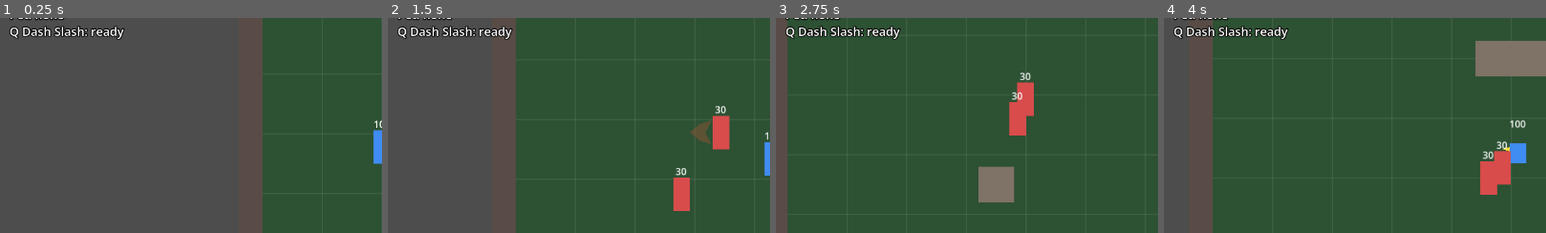
Above: before the commit, frames 1-4 (left to right).
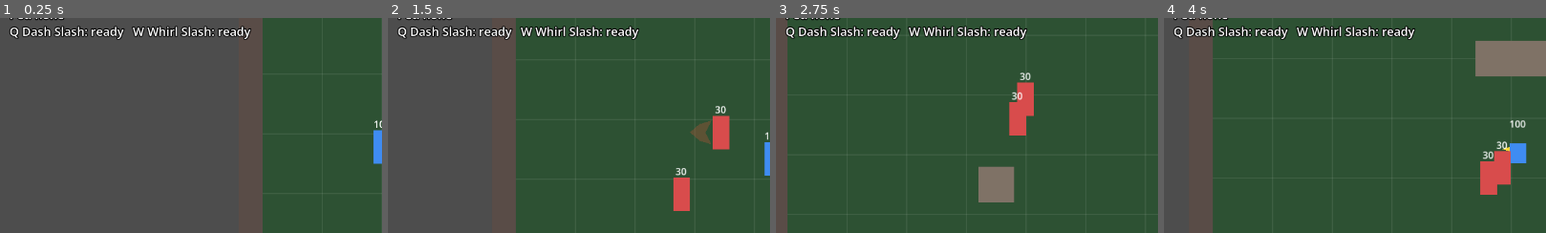
Above: after the commit, the same moments.

Repository: knc219-a11y/second-game
Game: Godot game, scene res://scenes/test_map.tscn
Same seed, same stepped clock (60 frames per second), same inputs: the game is played once before the commit and once after it.
Inputs:
- Up to frame 1 (0.25 s): no input
- Up to frame 2 (1.5 s): hold Right (move_right) 0.53-1.28 s; hold X (attack) 0.53-1.28 s; tap Space (roll) at 0.8, 1.35 s; hold Down (move_down) from 1.28 s (still down)
- Up to frame 3 (2.75 s): tap X (attack) at 1.55 s; release Down (move_down) at 2.03 s; hold Right (move_right) from 2.03 s (still down); hold X (attack) from 2.03 s (still down); tap Space (roll) at 2.3 s
- Up to frame 4 (4 s): release Right (move_right) at 2.78 s; release X (attack) at 2.78 s; hold Up (move_up) 2.78-3.53 s; tap Space (roll) at 2.85, 3.8 s; tap X (attack) at 3.05 s; hold Left (move_left) from 3.53 s (still down); hold X (attack) from 3.53 s (still down)
The pictures show only the part of the screen within x 0-50%, y 20-70%; the shares and areas given below are measured in that part.

The runs differ from the first frame. In frame 1, 1.1% of the frame differs, in the area x 34-66%, y 3-11%; in frame 2, 1.1%; in frame 3, 1.1%; in frame 4, 1.1%.

Commit message:
Skill: W Whirl Slash spins in place and cuts every enemy around the Player
Co-Authored-By: Claude Opus 5.5 (1M context) <noreply@anthropic.com>
Claude-Session: https://claude.ai/code/session_01Q8CfiMGXFs759MzMtgUP96

Diff:
--- a/project.godot
+++ b/project.godot
@@ -63,3 +63,8 @@
 "events": [Object(InputEventKey,"resource_local_to_scene":false,"resource_name":"","device":-1,"window_id":0,"alt_press …(190 unchanged characters)…
 ]
 }
+skill_w={
+"deadzone": 0.5,
+"events": [Object(InputEventKey,"resource_local_to_scene":false,"resource_name":"","device":-1,"window_id":0,"alt_pressed":false,"shift_pressed":false,"ctrl_pressed":false,"meta_pressed":false,"pressed":false,"keycode":0,"physical_keycode":87,"key_label":0,"unicode":0,"location":0,"echo":false,"script":null)
+]
+}
--- a/scenes/player.tscn
+++ b/scenes/player.tscn
@@ -70,6 +70,10 @@
 [node name="ShockwaveRing" type="Line2D" parent="."]
 visible = false
 width = 6.0
+
+[node name="WhirlRing" type="Line2D" parent="."]
+visible = false
+width = 8.0
 
 [node name="HpLabel" type="Label" parent="."]
 offset_left = -24.0
@@ -151,12 +155,12 @@
 [node name="SkillLabel" type="Label" parent="Hud"]
 offset_left = 16.0
 offset_top = 152.0
-offset_right = 416.0
+offset_right = 616.0
 offset_bottom = 180.0
 theme_override_constants/outline_size = 6
 theme_override_colors/font_outline_color = Color(0, 0, 0, 1)
 theme_override_font_sizes/font_size = 20
-text = "Q Dash Slash: ready"
+text = "Q Dash Slash: ready   W Whirl Slash: ready"
 
 [node name="HitSound" type="AudioStreamPlayer" parent="."]
 volume_db = -10.0
--- a/scripts/player.gd
+++ b/scripts/player.gd
@@ -154,6 +154,24 @@
 # Cut box around the Player's body, slightly ahead in the dash direction.
 @export var dash_hit_size: Vector2 = Vector2(48, 58)
 @export var dash_trail_fade: float = 0.15
+# W skill, Whirl Slash: the Player plants its feet and spins for whirl_duration,
+# cutting every enemy around it (once each per spin) for whirl_damage and
+# pushing each one away left/right. Where Q cuts a line ahead, W clears the
+# ring around you when surrounded. No movement, roll or attack while spinning,
+# not invincible, own cooldown. Hit area is an ellipse (y squashed by
+# shockwave_y_scale, like the set shockwave) of whirl_radius at the feet.
+# Placeholder look: the Player flips left/right every whirl_flip_interval s
+# (left/right art only) inside a fading ring. Weapon bonus doesn't apply.
+@export var whirl_duration: float = 0.3
+@export var whirl_radius: float = 90.0
+@export var whirl_damage: int = 8
+@export var whirl_knockback_scale: float = 1.5
+@export var whirl_cooldown: float = 4.0
+@export var whirl_hitstop: float = 0.05
+@export var whirl_hit_pitch: float = 1.15
+@export var whirl_flip_interval: float = 0.05
+@export var whirl_color: Color = Color(0.6, 1, 0.8, 1)
+@export var shake_whirl: float = 2.5
 # A roll passes through enemy bodies (physics layer "enemy_body"); walls still
 # block it. Both ways are turned off: the Player ignores enemies, and its body
 # leaves "world" so chasing enemies don't get shoved ahead of the roll. If the
@@ -204,6 +222,11 @@
 # Enemies already cut by the current dash.
 var dash_hit_targets: Array[Node] = []
 var dash_shape := RectangleShape2D.new()
+var whirl_time_left: float = 0.0
+var whirl_cooldown_left: float = 0.0
+# Facing when the spin started, restored when it ends.
+var whirl_facing: int = 1
+var whirl_hit_targets: Array[Node] = []
 
 @onready var visual: Node2D = $Visual
 @onready var camera: Camera2D = $Camera2D
@@ -230,6 +253,8 @@
 @onready var dash_trail: Polygon2D = $DashTrail
 # Placeholder ring for the set shockwave, grows and fades over shockwave_duration.
 @onready var shockwave_ring: Line2D = $ShockwaveRing
+# Placeholder ring around the feet while whirling.
+@onready var whirl_ring: Line2D = $WhirlRing
 @onready var roll_sparks: Polygon2D = $RollSparks
 @onready var hit_sound: AudioStreamPlayer = $HitSound
 @onready var hurt_sound: AudioStreamPlayer = $HurtSound
@@ -245,6 +270,7 @@
 	hp = max_hp
 	hp_label.text = str(hp)
 	_build_shockwave_ring()
+	_build_whirl_ring()
 	dash_shape.size = dash_hit_size
 	_update_skill_label()
 	hit_sound.stream = _synth_sound(0.07, 220.0, 90.0, 0.6)
@@ -290,6 +316,15 @@
 	shockwave_ring.default_color = full_set_color if has_full_set() else shockwave_color
 
 
+func _build_whirl_ring() -> void:
+	var points := PackedVector2Array()
+	for i in 33:
+		var a := TAU * i / 32.0
+		points.append(Vector2(cos(a), sin(a) * shockwave_y_scale) * whirl_radius)
+	whirl_ring.points = points
+	whirl_ring.default_color = whirl_color
+
+
 func _physics_process(delta: float) -> void:
 	if hurt_flash_left > 0.0:
 		hurt_flash_left -= delta
@@ -303,6 +338,10 @@
 		dash_cooldown_left -= delta
 		_update_skill_label()
 
+	if whirl_cooldown_left > 0.0:
+		whirl_cooldown_left -= delta
+		_update_skill_label()
+
 	if shake_left > 0.0:
 		_update_shake(delta)
 
@@ -323,12 +362,22 @@
 		_update_dash(delta)
 		return
 
+	if whirl_time_left > 0.0:
+		# Whirling: rooted, no roll, attack or dash until it ends.
+		_update_whirl(delta)
+		return
+
 	if roll_time_left <= 0.0 and roll_cooldown_left <= 0.0 and Input.is_action_just_pressed("roll"):
 		_start_roll(input)
 
 	if roll_time_left <= 0.0 and dash_cooldown_left <= 0.0 and Input.is_action_just_pressed("skill_q"):
 		_start_dash()
 		_update_dash(delta)
+		return
+
+	if roll_time_left <= 0.0 and whirl_cooldown_left <= 0.0 and Input.is_action_just_pressed("skill_w"):
+		_start_whirl()
+		_update_whirl(delta)
 		return
 
 	if roll_time_left > 0.0:
@@ -475,11 +524,72 @@
 		_shake(shake_dash)
 
 
+func _start_whirl() -> void:
+	# Like the dash, the whirl cancels any attack in progress.
+	if attack_phase != AttackPhase.NONE:
+		_cancel_attack()
+	whirl_facing = facing
+	whirl_time_left = whirl_duration
+	whirl_cooldown_left = whirl_cooldown
+	hurt_knockback_left = 0.0
+	velocity = Vector2.ZERO
+	whirl_hit_targets.clear()
+	whirl_ring.visible = true
+	roll_sound.pitch_scale = 1.8
+	roll_sound.play()
+	_update_skill_label()
+
+
+func _update_whirl(delta: float) -> void:
+	_whirl_hits()
+	whirl_time_left -= delta
+	# 0 at start -> 1 at the end: the ring snaps out from 70% and fades.
+	var t := clampf(1.0 - whirl_time_left / whirl_duration, 0.0, 1.0)
+	whirl_ring.scale = Vector2.ONE * lerpf(0.7, 1.0, minf(t * 3.0, 1.0))
+	whirl_ring.modulate.a = 1.0 - t * 0.7
+	# Spin read as fast left/right flips (no new art).
+	var flips := int((whirl_duration - whirl_time_left) / whirl_flip_interval)
+	visual.scale.x = whirl_facing * (1 if flips % 2 == 0 else -1)
+	if whirl_time_left <= 0.0:
+		_end_whirl()
+
+
+func _end_whirl() -> void:
+	if not whirl_ring.visible:
+		return
+	whirl_time_left = 0.0
+	whirl_ring.visible = false
+	facing = whirl_facing
+	visual.scale.x = facing
+
+
+# Every enemy whose feet are inside the ellipse takes whirl_damage once this spin.
+func _whirl_hits() -> void:
+	var landed := false
+	for enemy in get_tree().get_nodes_in_group("enemies"):
+		if enemy in whirl_hit_targets or enemy.is_queued_for_deletion():
+			continue
+		var offset: Vector2 = enemy.global_position - global_position
+		offset.y /= shockwave_y_scale
+		if offset.length() > whirl_radius:
+			continue
+		whirl_hit_targets.append(enemy)
+		print("Whirl Slash hit %s" % enemy.name)
+		var dir := whirl_facing if is_zero_approx(offset.x) else int(signf(offset.x))
+		enemy.take_damage(whirl_damage, dir, whirl_knockback_scale, 1)
+		landed = true
+	# One hitstop per frame, like the combo.
+	if landed:
+		_start_hitstop(whirl_hitstop)
+		hit_sound.pitch_scale = whirl_hit_pitch
+		hit_sound.play()
+		_shake(shake_whirl)
+
+
 func _update_skill_label() -> void:
-	if dash_cooldown_left > 0.0:
-		skill_label.text = "Q Dash Slash: %.1fs" % dash_cooldown_left
-	else:
-		skill_label.text = "Q Dash Slash: ready"
+	var q := "%.1fs" % dash_cooldown_left if dash_cooldown_left > 0.0 else "ready"
+	var w := "%.1fs" % whirl_cooldown_left if whirl_cooldown_left > 0.0 else "ready"
+	skill_label.text = "Q Dash Slash: %s   W Whirl Slash: %s" % [q, w]
 
 
 func _set_passing_enemies(on: bool) -> void:
@@ -834,8 +944,8 @@
 		return
 	body.color = hurt_flash_color
 	hurt_flash_left = hurt_flash_duration
-	# Rolling or dashing already moves the Player, so the push only applies outside them.
-	if direction != 0 and hurt_knockback_duration > 0.0 and roll_time_left <= 0.0 and dash_time_left <= 0.0:
+	# Rolling, dashing or whirling already decides where the Player goes, so the push only applies outside them.
+	if direction != 0 and hurt_knockback_duration > 0.0 and roll_time_left <= 0.0 and dash_time_left <= 0.0 and whirl_time_left <= 0.0:
 		if pet_kind == 1 and attack_phase != AttackPhase.NONE:
 			# Pet passive: the attack holds its ground.
 			pet.flash()
@@ -858,6 +968,7 @@
 	_cancel_attack()
 	_end_roll()
 	_end_dash()
+	_end_whirl()
 	hurt_knockback_left = 0.0
 	shockwave_time_left = 0.0
 	shockwave_ring.visible = false
